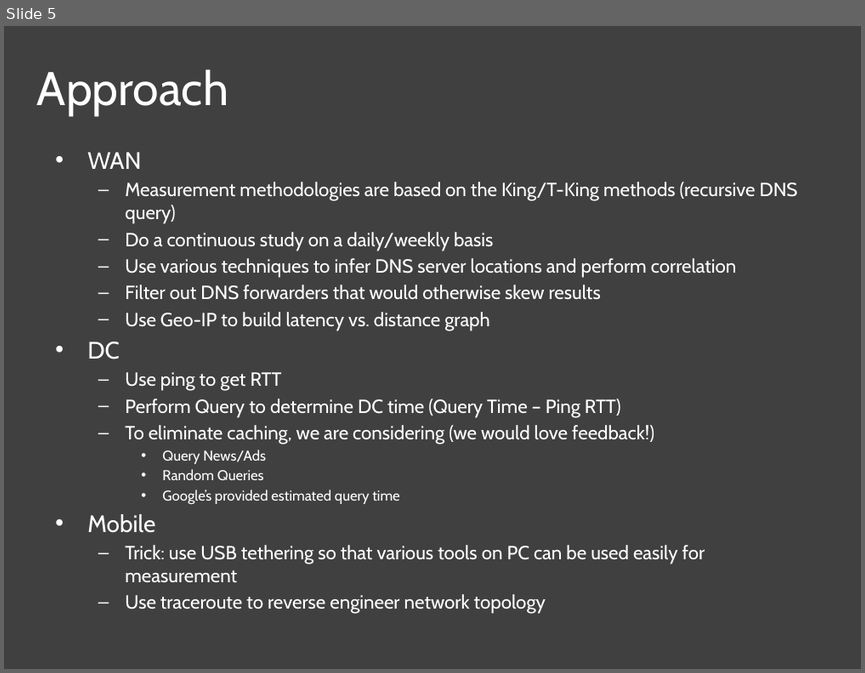
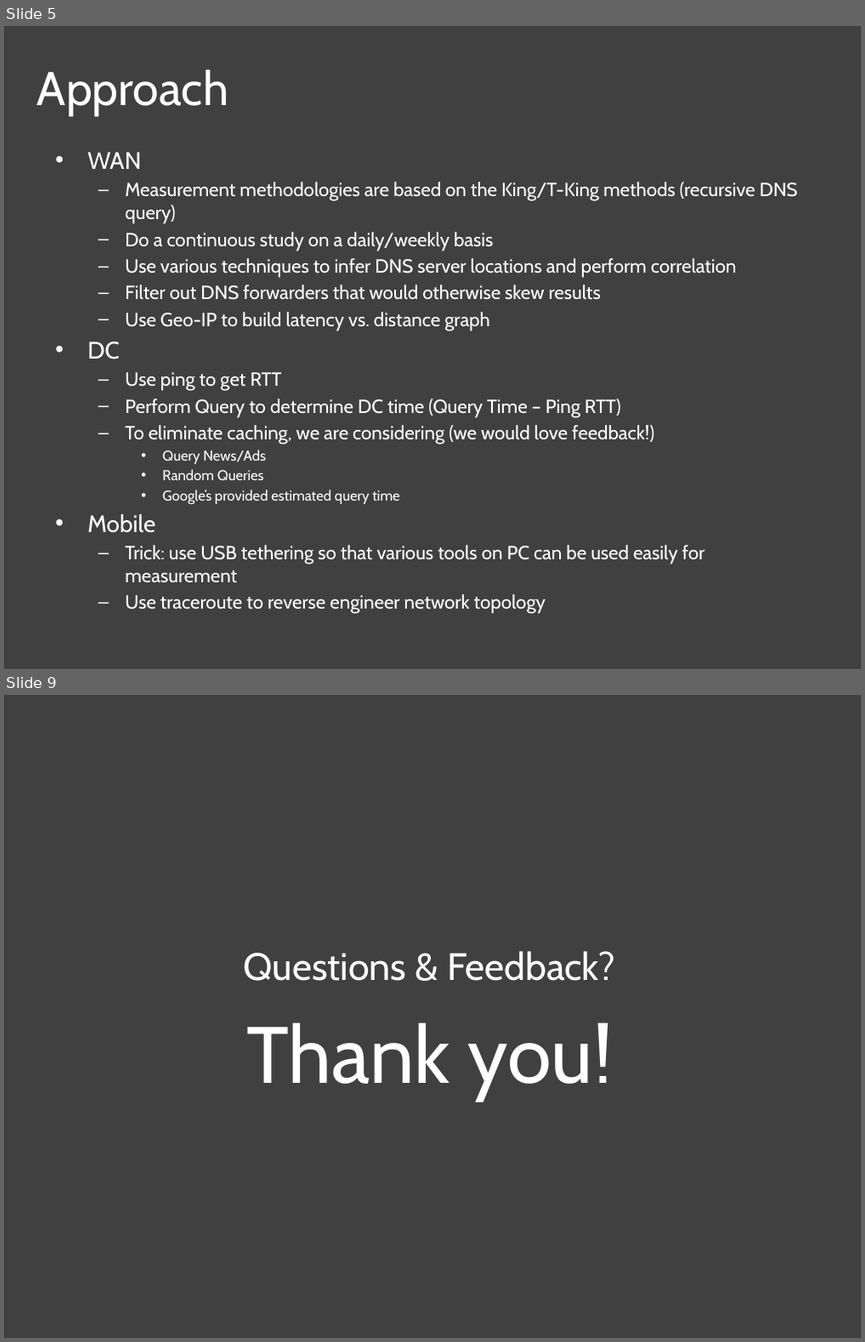
Before and after one commit to nebgnahz/CS268NetworkMeasurement, a slide deck: doc/MidTerm/MidTerm.pptx. Shown one above the other, each under a label of ours: slide 5 before the commit, slides 5 and 9 after it; the slides between them are not shown. The pictures are 865x673 and 865x1342 pixels, drawn with LibreOffice and Linux fonts; fonts in the diff are those of the drawing. Boxes give left, top, right and bottom in pixels: in the first picture for what was removed or moved away, otherwise in the second. Text is boxed around its words. In the diff, an @@ line names an element or a change of style, - is before the commit and + after.

```diff
--- a/doc/MidTerm/MidTerm.pptx
+++ b/doc/MidTerm/MidTerm.pptx
@@ slide 9 added at (4,695,861,1338), background #404040 @@
@@ text added at (243,951,615,1100), 32 pt, text #FFFFFF @@
+Questions & Feedback?
+Thank you!
```
Also in this commit, not shown: 3 slides changed, 1 other slide added, 1 slide removed.
